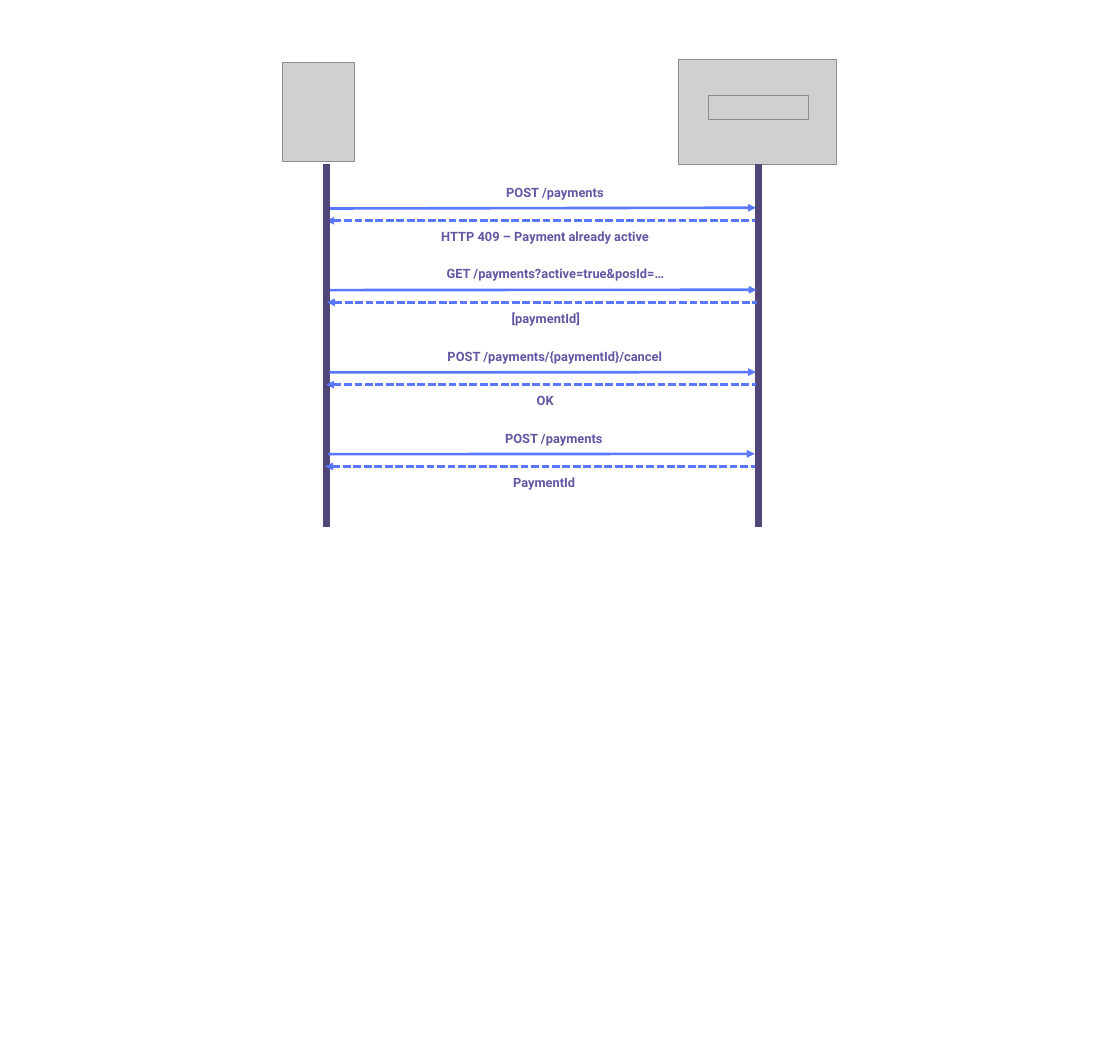
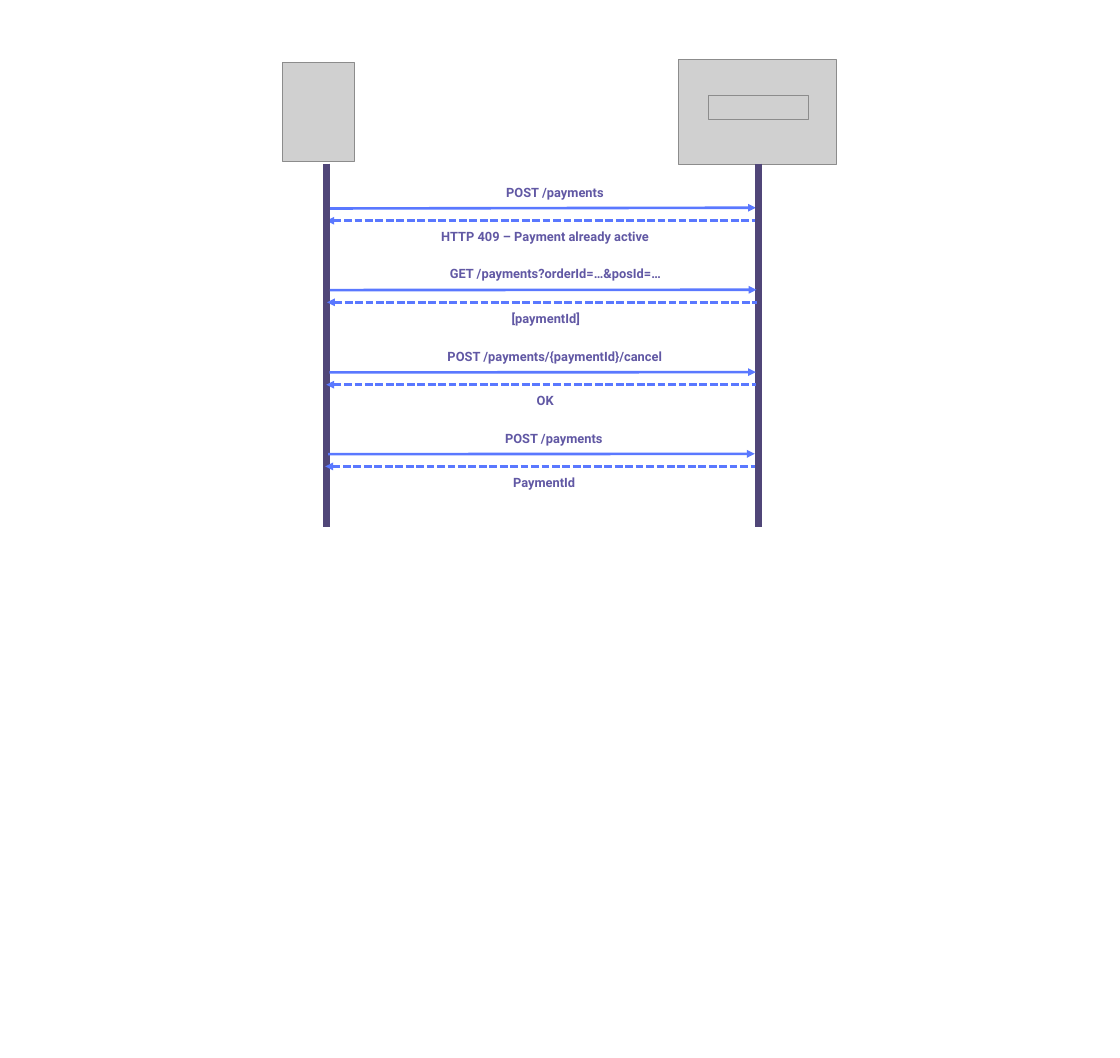
Before and after one commit to fmor5954/MobilePay-PoS-v10, a slide deck: slide 28 of docs/assets/TitaniumFlows.pptx. Drawn at 1120x1058 pixels with LibreOffice and Linux fonts; fonts in the diff are those of the drawing; grey boxes stand for pictures. Boxes give left, top, right and bottom in pixels: in the first picture for what was removed or moved away, otherwise in the second. Text is boxed around its words. In the diff, an @@ line names an element or a change of style, - is before the commit and + after.

```diff
--- a/docs/assets/TitaniumFlows.pptx
+++ b/docs/assets/TitaniumFlows.pptx
@@ text at [450,268,661,281]: text changed @@
-GET /payments?active=true&posId=…
+GET /payments?orderId=…&posId=…
```
